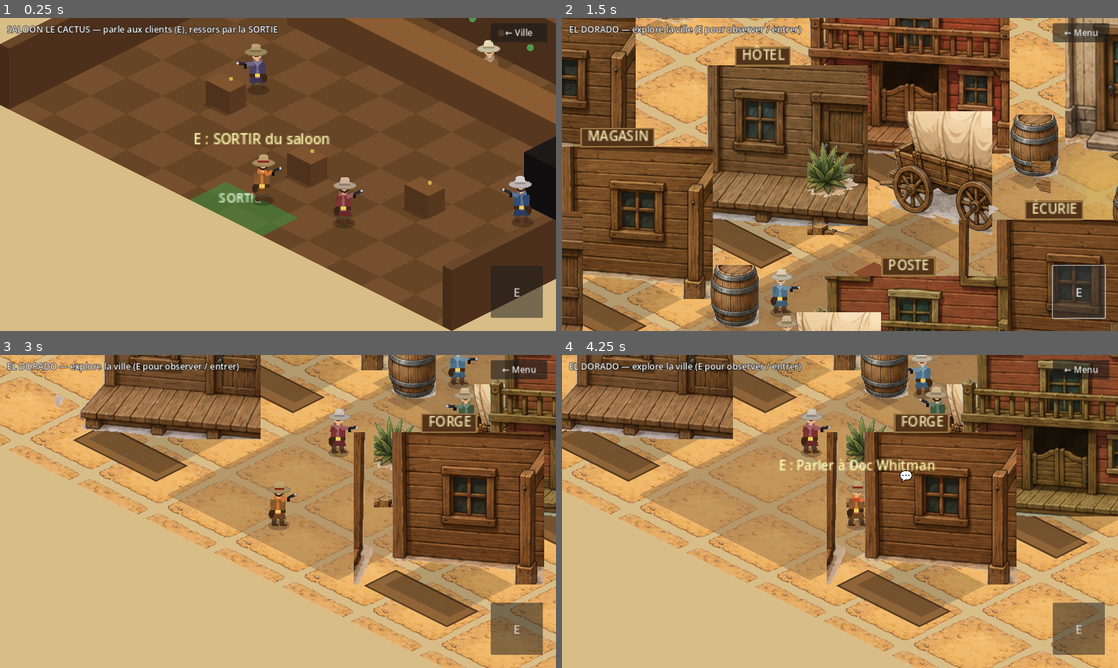
Above: before the commit, frames 1-4 (two rows, left to right).
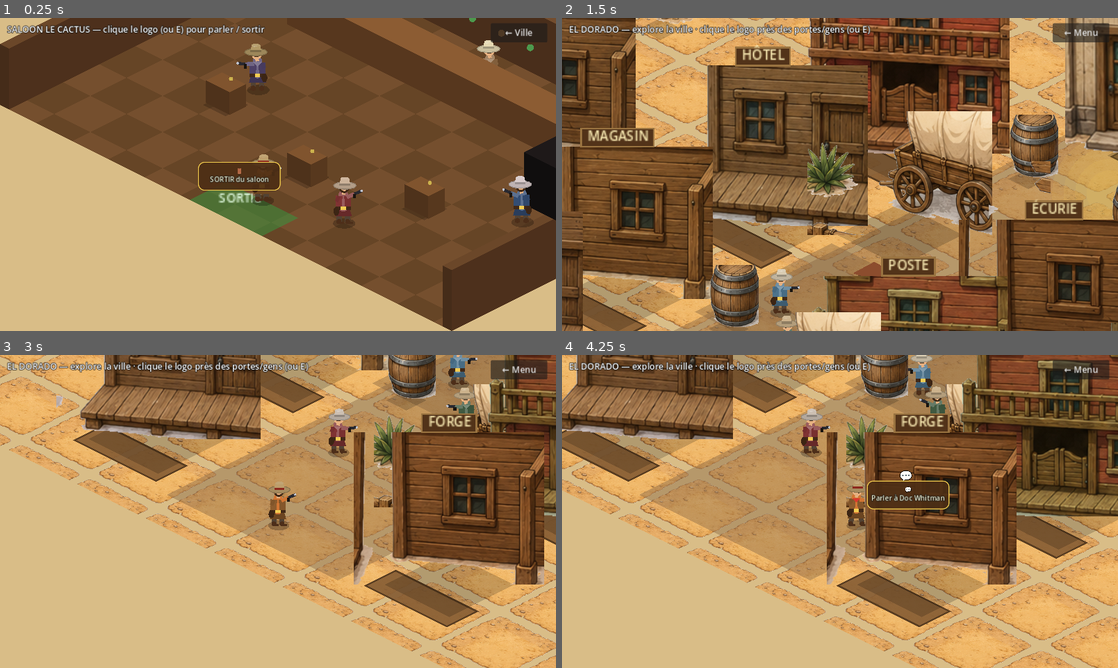
Above: after the commit, the same moments.

Repository: sebadiaz/Cowboys
Game: Godot game, scene res://scenes/levels/Saloon.tscn
Two runs of this game, one before a commit and one after it. Both use one fixed random seed, a clock stepped at 60 frames per second and the inputs below. This scene is started directly instead of the project's main scene.
Inputs (mouse positions are in pixels of both pictures, inside the frame that each line leads up to):
- Up to frame 1 (0.25 s): no input
- Up to frame 2 (1.5 s): click "← Ville" at 0.5 s; click (1079, 293) at 1.25 s, where only the run before the commit has a clickable "E"
- Up to frame 3 (3 s): click "← Menu" at 2 s; click "JOUER LE BRAQUAGE" at 2.75 s
- Up to frame 4 (4.25 s): move the mouse to (962, 495) at 3.52 s; hold D (move_right) from 3.53 s (still down); hold E (interact) from 3.53 s (still down); click (962, 495) at 3.67 s

The runs differ from the first frame. In frame 1, 3.4% of the frame differs, in the area x 18-98%, y 2-96%; in frame 2, 1.3%; in frame 3, 2.1%; in frame 4, 3.7%, in the area x 24-98%, y 2-96%.

Commit message:
Logo d'action cliquable devant les portes (ville + saloon)
Pour entrer/parler, une pastille contextuelle apparait desormais sur la cible
quand le joueur s'approche, et on clique/tape dessus (ergonomie mobile):
- 🚪 Entrer (banque / saloon / sortie) · 💬 Parler (PNJ)
- positionnee en projetant le point MONDE de la porte/cible vers l'ecran (suit
  la camera), masquee quand on s'eloigne
- meme action que la touche E (logique factorisee dans _do_action)
- en ville/saloon, mobile = joystick seul (le bouton E generique est remplace
  par ce logo, plus intuitif); E clavier marche toujours
- retire le texte 'E : ...' redondant au-dessus du joueur; titres mis a jour

Verifie: parse/export Web OK; runtime: logo visible+libelle correct selon la
cible (banque/saloon/PNJ/sortie), masque au loin; capture du logo devant le
saloon.

Diff:
--- a/scripts/saloon.gd
+++ b/scripts/saloon.gd
@@ -17,9 +17,12 @@
 var _walk := 0.0
 var _hint_t := 0.0
 var _near_label := ""
+var _target_kind := ""        # "exit" | "npc"
 var _target_npc = null
+var _target_anchor := Vector2.ZERO
 var _can_exit := false
 var _interact_was := false
+var _action_btn: Button
 
 var _npcs: Array[Dictionary] = []
 var _foots: Array[Rect2] = []
@@ -102,24 +105,46 @@
 func _update_interaction() -> void:
 	_can_exit = _player_pos.distance_to(DOOR) < DOOR_RADIUS
 	_near_label = ""
+	_target_kind = ""
 	_target_npc = null
 	if _can_exit:
+		_target_kind = "exit"
 		_near_label = "SORTIR du saloon"
+		_target_anchor = DOOR
 	else:
 		var best := TALK_RADIUS
 		for n in _npcs:
 			var d := _player_pos.distance_to(n["pos"])
 			if d < best:
 				best = d
+				_target_kind = "npc"
 				_target_npc = n
 				_near_label = "Parler à %s" % n["name"]
+				_target_anchor = n["pos"]
 	var held := InputManager.is_interact_held()
 	if held and not _interact_was:
-		if _can_exit:
-			_leave()
-		elif _target_npc != null:
-			_talk(_target_npc)
+		_do_action()
 	_interact_was = held
+	_update_action_button()
+
+
+func _do_action() -> void:
+	if _target_kind == "exit":
+		_leave()
+	elif _target_kind == "npc" and _target_npc != null:
+		_talk(_target_npc)
+
+
+func _update_action_button() -> void:
+	if _action_btn == null:
+		return
+	if _target_kind == "":
+		_action_btn.visible = false
+		return
+	_action_btn.visible = true
+	_action_btn.text = "%s\n%s" % ["🚪" if _target_kind == "exit" else "💬", _near_label]
+	var local := Iso.project(_target_anchor) + Vector2(0, -40)
+	_action_btn.position = position + local * scale - _action_btn.size * 0.5
 
 
 func _talk(npc) -> void:
@@ -259,8 +284,6 @@
 			_text(head, bub, 15, Color(1, 1, 0.9))
 		elif _player_pos.distance_to(n["pos"]) < TALK_RADIUS:
 			_text(head, "💬", 16, Color(1, 1, 0.7))
-	if _near_label != "" and int(_hint_t * 2.0) % 2 == 0:
-		_text(Iso.project(_player_pos) + Vector2(0, -64), "E : %s" % _near_label, 16, Color(1, 1, 0.7))
 
 
 func _draw_floor() -> void:
@@ -333,7 +356,7 @@
 	get_viewport().size_changed.connect(_on_viewport_resized)
 
 	var title := Label.new()
-	title.text = "SALOON LE CACTUS — parle aux clients (E), ressors par la SORTIE"
+	title.text = "SALOON LE CACTUS — clique le logo (ou E) pour parler / sortir"
 	title.add_theme_font_size_override("font_size", 20)
 	title.add_theme_color_override("font_color", Color(1, 1, 1))
 	title.add_theme_color_override("font_outline_color", Color(0, 0, 0))
@@ -372,10 +395,38 @@
 	var mc := Control.new()
 	mc.set_script(load("res://scripts/mobile_controls.gd"))
 	mc.set("combat_buttons", false)
-	mc.set("interact_only", true)
 	mc.set_anchors_preset(Control.PRESET_FULL_RECT)
 	mc.mouse_filter = Control.MOUSE_FILTER_IGNORE
 	layer.add_child(mc)
+
+	# Pastille d'action contextuelle (devant la SORTIE ou un client), cliquable.
+	_action_btn = _make_action_button()
+	layer.add_child(_action_btn)
+
+
+func _make_action_button() -> Button:
+	var b := Button.new()
+	b.size = Vector2(190, 66)
+	b.custom_minimum_size = b.size
+	b.clip_text = true
+	b.focus_mode = Control.FOCUS_NONE
+	b.visible = false
+	b.add_theme_font_size_override("font_size", 16)
+	b.add_theme_color_override("font_color", Color(1, 1, 0.88))
+	b.add_theme_color_override("font_outline_color", Color(0, 0, 0))
+	b.add_theme_constant_override("outline_size", 4)
+	var sb := StyleBoxFlat.new()
+	sb.bg_color = Color(0.30, 0.18, 0.08, 0.92)
+	sb.set_corner_radius_all(14)
+	sb.set_border_width_all(2)
+	sb.border_color = Color(0.95, 0.8, 0.3)
+	b.add_theme_stylebox_override("normal", sb)
+	var hb := sb.duplicate()
+	hb.bg_color = Color(0.42, 0.26, 0.12, 0.96)
+	b.add_theme_stylebox_override("hover", hb)
+	b.add_theme_stylebox_override("pressed", hb)
+	b.pressed.connect(func(): _do_action())
+	return b
 
 
 func _show_toast(text: String) -> void:
--- a/scripts/town.gd
+++ b/scripts/town.gd
@@ -36,7 +36,9 @@
 var _target_kind := ""       # "bank" | "saloon" | "npc" | "flavor"
 var _target_npc = null       # PNJ ciblé (Dictionary) si _target_kind == "npc"
 var _target_flavor := ""
+var _target_anchor := Vector2.ZERO   # point MONDE où afficher le logo d'action
 var _interact_was := false
+var _action_btn: Button
 
 var _buildings: Array[Dictionary] = []   # {region,pos,h,label,tint,flavor}
 var _props: Array[Dictionary] = []        # {region,pos,h}
@@ -191,6 +193,7 @@
 	if _can_enter:
 		_target_kind = "bank"
 		_near_label = "ENTRER dans la BANQUE"
+		_target_anchor = BANK_DOOR
 	else:
 		var best := TALK_RADIUS
 		# Habitants à qui parler (priorité au plus proche).
@@ -203,6 +206,7 @@
 				_target_kind = "npc"
 				_target_npc = n
 				_near_label = "Parler à %s" % n["name"]
+				_target_anchor = n["pos"]
 		# Commerces : entrer (saloon) ou observer (texte d'ambiance).
 		for b in _buildings:
 			if b["flavor"] == "" and b["enter"] == "":
@@ -210,6 +214,7 @@
 			var d := _player_pos.distance_to(b["pos"] + Vector2(0, 60))
 			if d < best:
 				best = d
+				_target_anchor = b["pos"] + Vector2(0, 60)
 				if b["enter"] == "saloon":
 					_target_kind = "saloon"
 					_near_label = "Entrer au %s" % b["label"]
@@ -217,15 +222,45 @@
 					_target_kind = "flavor"
 					_target_flavor = b["flavor"]
 					_near_label = b["label"]
-	# Front montant de E.
+	# Touche E (front montant) = même action que le logo cliquable.
 	var held := InputManager.is_interact_held()
 	if held and not _interact_was:
-		match _target_kind:
-			"bank": _enter_bank()
-			"saloon": GameManager.goto_saloon()
-			"npc": _talk(_target_npc)
-			"flavor": _show_toast(_target_flavor)
+		_do_action()
 	_interact_was = held
+	_update_action_button()
+
+
+## Exécute l'action de la cible courante (E clavier OU clic sur le logo).
+func _do_action() -> void:
+	match _target_kind:
+		"bank": _enter_bank()
+		"saloon": GameManager.goto_saloon()
+		"npc": _talk(_target_npc)
+		"flavor": _show_toast(_target_flavor)
+
+
+## Icône d'action (emoji) selon le type de cible.
+func _action_icon() -> String:
+	match _target_kind:
+		"bank", "saloon": return "🚪"
+		"npc": return "💬"
+		"flavor": return "👁"
+	return ""
+
+
+## Place/affiche la pastille cliquable devant la porte/cible quand on est proche.
+func _update_action_button() -> void:
+	if _action_btn == null:
+		return
+	if _target_kind == "":
+		_action_btn.visible = false
+		return
+	_action_btn.visible = true
+	_action_btn.text = "%s\n%s" % [_action_icon(), _near_label]
+	# Projection MONDE -> écran (le noeud porte le zoom/position de caméra).
+	var local := Iso.project(_target_anchor) + Vector2(0, -40)
+	var screen := position + local * scale
+	_action_btn.position = screen - _action_btn.size * 0.5
 
 
 ## Affiche la réplique courante d'un PNJ et passe à la suivante.
@@ -362,10 +397,6 @@
 			_text(head, bub, 15, Color(1, 1, 0.9))
 		elif not (n["lines"] as Array).is_empty() and _player_pos.distance_to(n["pos"]) < TALK_RADIUS:
 			_text(head, "💬", 16, Color(1, 1, 0.7))
-	# Prompt d'action contextuel au-dessus du joueur.
-	if _near_label != "" and int(_hint_t * 2.0) % 2 == 0:
-		var pp := Iso.project(_player_pos) + Vector2(0, -66)
-		_text(pp, "E : %s" % _near_label, 16, Color(1, 1, 0.7))
 
 
 func _draw_ground() -> void:
@@ -485,7 +516,7 @@
 	get_viewport().size_changed.connect(_on_viewport_resized)
 
 	var title := Label.new()
-	title.text = "EL DORADO — explore la ville (E pour observer / entrer)"
+	title.text = "EL DORADO — explore la ville · clique le logo près des portes/gens (ou E)"
 	title.add_theme_font_size_override("font_size", 20)
 	title.add_theme_color_override("font_color", Color(1, 1, 1))
 	title.add_theme_color_override("font_outline_color", Color(0, 0, 0))
@@ -522,13 +553,43 @@
 	_toast.mouse_filter = Control.MOUSE_FILTER_IGNORE
 	layer.add_child(_toast)
 
+	# Mobile : joystick seul (l'action passe par le logo cliquable près des portes).
 	var mc := Control.new()
 	mc.set_script(load("res://scripts/mobile_controls.gd"))
 	mc.set("combat_buttons", false)
-	mc.set("interact_only", true)
 	mc.set_anchors_preset(Control.PRESET_FULL_RECT)
 	mc.mouse_filter = Control.MOUSE_FILTER_IGNORE
 	layer.add_child(mc)
+
+	# Pastille d'action contextuelle (apparaît devant la porte/cible, cliquable).
+	_action_btn = _make_action_button()
+	layer.add_child(_action_btn)
+
+
+## Crée la pastille d'action (logo + libellé) cliquable.
+func _make_action_button() -> Button:
+	var b := Button.new()
+	b.size = Vector2(190, 66)
+	b.custom_minimum_size = b.size
+	b.clip_text = true
+	b.focus_mode = Control.FOCUS_NONE
+	b.visible = false
+	b.add_theme_font_size_override("font_size", 16)
+	b.add_theme_color_override("font_color", Color(1, 1, 0.88))
+	b.add_theme_color_override("font_outline_color", Color(0, 0, 0))
+	b.add_theme_constant_override("outline_size", 4)
+	var sb := StyleBoxFlat.new()
+	sb.bg_color = Color(0.30, 0.18, 0.08, 0.92)
+	sb.set_corner_radius_all(14)
+	sb.set_border_width_all(2)
+	sb.border_color = Color(0.95, 0.8, 0.3)
+	b.add_theme_stylebox_override("normal", sb)
+	var hb := sb.duplicate()
+	hb.bg_color = Color(0.42, 0.26, 0.12, 0.96)
+	b.add_theme_stylebox_override("hover", hb)
+	b.add_theme_stylebox_override("pressed", hb)
+	b.pressed.connect(func(): _do_action())
+	return b
 
 
 func _show_toast(text: String) -> void:
